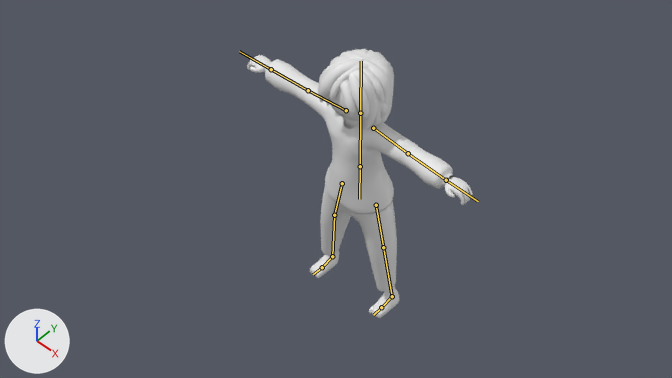
Renders of the Blender file actors/character/model/Player_model.blend from each side of a commit.
Rendered twice from the file's camera 'Camera-zoomed-noimp'. Lighting does not change. The marker at lower left points along +X, +Y and +Z. The bones that bend it are drawn over the model as lines.

Objects in the first picture: 'Body', 'Clothing', 'Face', 'Hair-1', 'Hair-2'.
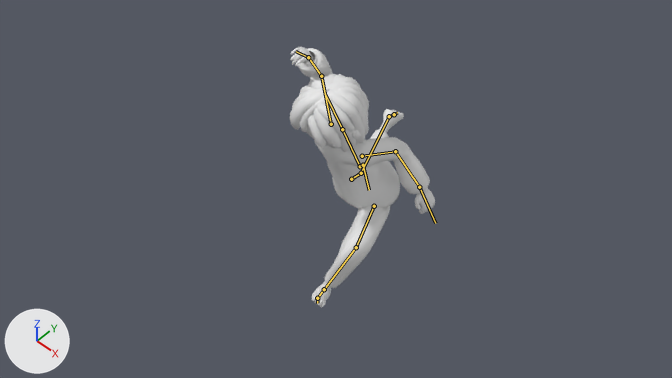
The newer file adds an action. The first version stands in its rest pose; the second is drawn at frame 33 of the action 'Test Animation 3'.

Where the change shows, as pixel boxes [x1, y1, x2, y2] in the pictures (672 x 378 px):
'Clothing', posed (30% narrower): before [265, 59, 454, 291]; after [298, 48, 430, 288]
'Hair-1', posed: before [325, 49, 394, 130]; after [299, 74, 369, 152]
'Body', posed (36% narrower): before [247, 55, 473, 318]; after [290, 47, 435, 308]
'Hair-2', posed: before [317, 57, 369, 121]; after [290, 88, 342, 149]
bone 'torso', root to tip: before (360, 166) to (360, 113); after (360, 166) to (342, 129)
bone 'arm-upper.L', root to tip: before (373, 128) to (408, 153); after (362, 156) to (395, 151)
bone 'arm-lower.L', root to tip: before (408, 153) to (446, 180); after (395, 151) to (419, 187)
bone 'hand.L', root to tip: before (446, 180) to (478, 201); after (419, 187) to (435, 223)
bone 'arm-upper.R', root to tip: before (346, 110) to (308, 90); after (331, 124) to (321, 76)
bone 'arm-lower.R', root to tip: before (308, 90) to (271, 69); after (321, 76) to (308, 57)
bone 'hand.R', root to tip: before (271, 69) to (239, 51); after (308, 57) to (296, 51)
bone 'pelvis', root to tip: before (360, 166) to (359, 199); after (363, 165) to (369, 190)
bone 'leg-upper.L', root to tip: before (376, 205) to (383, 247); after (374, 206) to (356, 247)
bone 'leg-lower.L', root to tip: before (383, 247) to (392, 296); after (356, 247) to (324, 289)
bone 'foot-upper.L', root to tip: before (392, 296) to (381, 307); after (324, 289) to (317, 298)
bone 'foot-lower.L', root to tip: before (381, 307) to (373, 315); after (317, 298) to (317, 303)
bone 'leg-upper.R', root to tip: before (342, 183) to (334, 215); after (351, 179) to (361, 173)
bone 'leg-lower.R', root to tip: before (334, 215) to (332, 256); after (361, 173) to (389, 116)
bone 'foot-upper.R', root to tip: before (332, 256) to (322, 267); after (389, 116) to (394, 114)
bone 'foot-lower.R', root to tip: before (322, 267) to (313, 274); after (394, 114) to (397, 112)

The edits, one by one:
Bone 'torso' (bone_torso) turns from (0, 0, 0) to (21, -4, -1) degrees about its own x, y and z.
Bone 'arm-upper.L' (bone_arm_upper_l) moves from (0.0, 0.0, 0.0) to (0.001, 0.077, 0.031).
Bone 'arm-upper.L' (bone_arm_upper_l) turns from (0, 0, 0) to (-44, 1, -89) degrees about its own x, y and z.
Bone 'arm-lower.L' (bone_arm_lower_l) turns from (0, 0, 0) to (47, -24, 14) degrees about its own x, y and z.
Bone 'hand.L' (bone_hand_l) turns from (0, 0, 0) to (12, -8, 5) degrees about its own x, y and z.
Bone 'arm-upper.R' (bone_arm_upper_r) turns from (0, 0, 0) to (-39, 18, -56) degrees about its own x, y and z.
Bone 'arm-lower.R' (bone_arm_lower_r) turns from (0, 0, 0) to (50, -7, -70) degrees about its own x, y and z.
Bone 'hand.R' (bone_hand_r) turns from (0, 0, 0) to (-10, 112, -18) degrees about its own x, y and z.
Bone 'pelvis' (bone_pelvis) moves from (0.0, 0.0, 0.0) to (-0.002, -0.031, -0.022).
Bone 'pelvis' (bone_pelvis) turns from (0, 0, 0) to (1, -3, -14) degrees about its own x, y and z.
Bone 'leg-upper.L' (bone_leg_upper_l) moves from (0.0, 0.0, 0.0) to (0.025, 0.009, 0.074).
Bone 'leg-upper.L' (bone_leg_upper_l) turns from (0, 0, 0) to (107, -12, -51) degrees about its own x, y and z.
Bone 'leg-lower.L' (bone_leg_lower_l) turns from (0, 0, 0) to (-73, 8, 5) degrees about its own x, y and z.
Bone 'foot-upper.L' (bone_foot_upper_l) turns from (0, 0, 0) to (16, 5, -7) degrees about its own x, y and z.
Bone 'foot-lower.L' (bone_foot_lower_l) turns from (0, 0, 0) to (5, -6, 10) degrees about its own x, y and z.
Bone 'leg-upper.R' (bone_leg_upper_r) moves from (0.0, 0.0, 0.0) to (-0.007, 0.037, -0.004).
Bone 'leg-upper.R' (bone_leg_upper_r) turns from (0, 0, 0) to (-34, -10, -7) degrees about its own x, y and z.
Bone 'leg-lower.R' (bone_leg_lower_r) turns from (0, 0, 0) to (-50, -9, -1) degrees about its own x, y and z.
Bone 'foot-upper.R' (bone_foot_upper_r) turns from (0, 0, 0) to (-32, -1, 5) degrees about its own x, y and z.
Bone 'foot-lower.R' (bone_foot_lower_r) turns from (0, 0, 0) to (-12, -1, 4) degrees about its own x, y and z.
